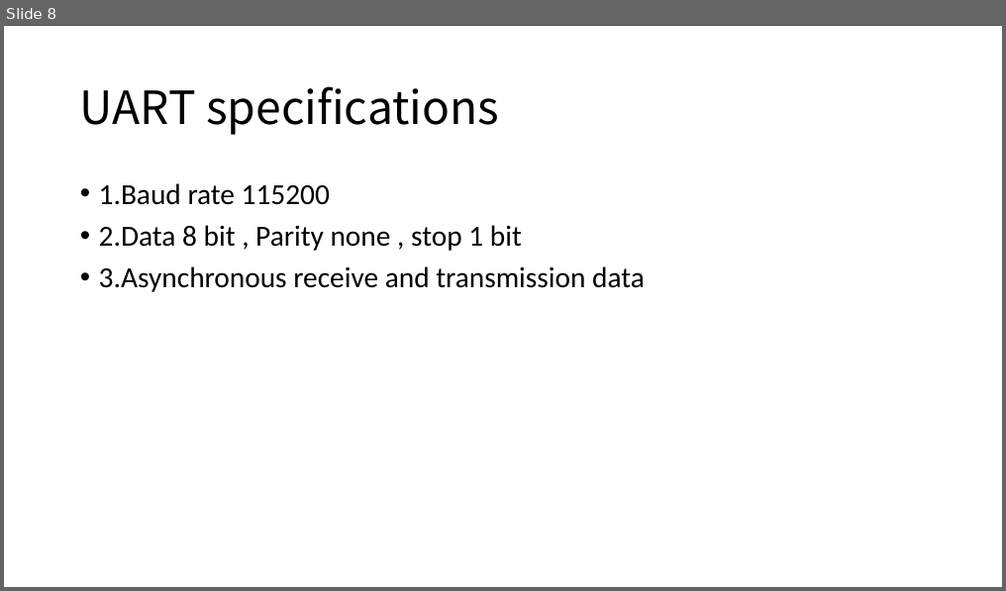
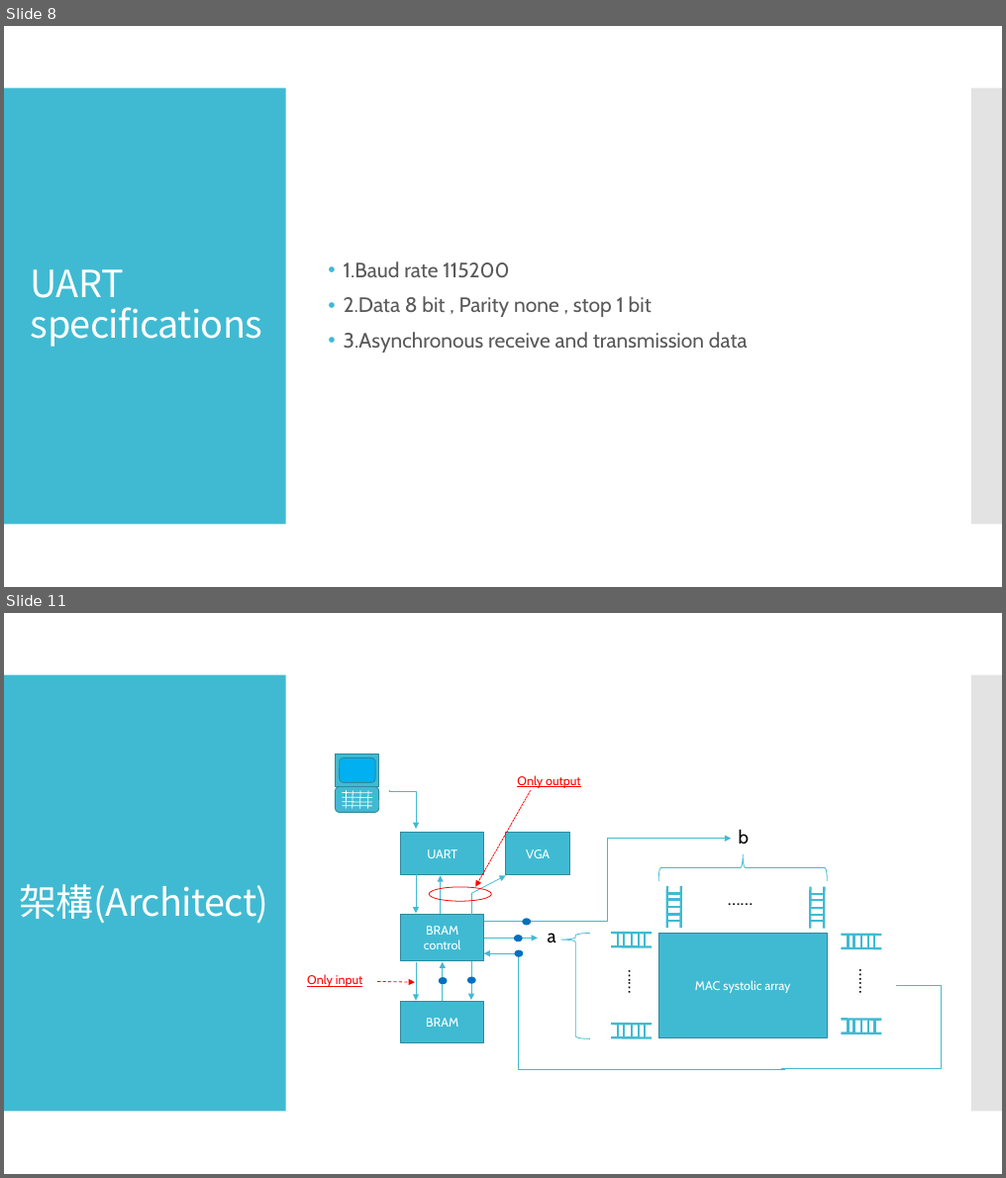
Before and after one commit to BBS86x1023/FPGA-simple-TPU, a slide deck: FPGA Final Project.pptx. Shown one above the other, each under a label of ours: slide 8 before the commit, slides 8 and 11 after it; the slides between them are not shown. The pictures are 1006x591 and 1006x1178 pixels, drawn with LibreOffice and Linux fonts; fonts in the diff are those of the drawing. Boxes give left, top, right and bottom in pixels: in the first picture for what was removed or moved away, otherwise in the second. Text is boxed around its words. In the diff, an @@ line names an element or a change of style, - is before the commit and + after.

```diff
--- a/FPGA Final Project.pptx
+++ b/FPGA Final Project.pptx
@@ slide 11 added at box(4, 613, 1002, 1174), background #FFFFFF; not listed: 2 template elements that a slide beside it also shows @@
@@ title added at box(20, 884, 269, 924), 36 pt, text #FFFFFF @@
+架構(Architect)
@@ group added at box(307, 755, 942, 1069): 51 lines, 9 arrows, 7 texts, 6 rectangles, 6 ellipses, 3 elbow arrows, 2 rounded rectangles, 1 right brace, 1 left brace, 1 elbow line @@
+UART
+VGA
+BRAM
+control
+BRAM
+MAC systolic array
+……
+……
+……
+b
+a
+Only input
+Only output
@@ slide 8 changed as well @@
@@ rectangle added at box(4, 88, 286, 525), fill #40BAD2 @@
@@ text "1.Baud rate 115200": place and size @@
-text "1.Baud rate 115200" at box(99, 183, 645, 292)
+text "1.Baud rate 115200" at box(344, 262, 747, 353)
@@ text "1.Baud rate 115200" at box(344, 262, 747, 353): size 28 to 20 pt, font Calibri to Cabin, text colour #000000 to #595959; indent changed; more space between paragraphs; vertical alignment top to middle @@
@@ rectangle added at box(971, 88, 1002, 525), fill #C8C8C8 at 50% opacity @@
@@ title "UART specifications": place and size @@
-title "UART specifications" at box(80, 86, 499, 135)
+title "UART specifications" at box(31, 270, 262, 347)
@@ title "UART specifications" at box(31, 270, 262, 347): size 44 to 36 pt, text colour #000000 to #FFFFFF, letter spacing 0 to -0.6 pt @@
```
Also in this commit, not shown: 20 other slides changed, 7 other slides added, 7 slides removed.
